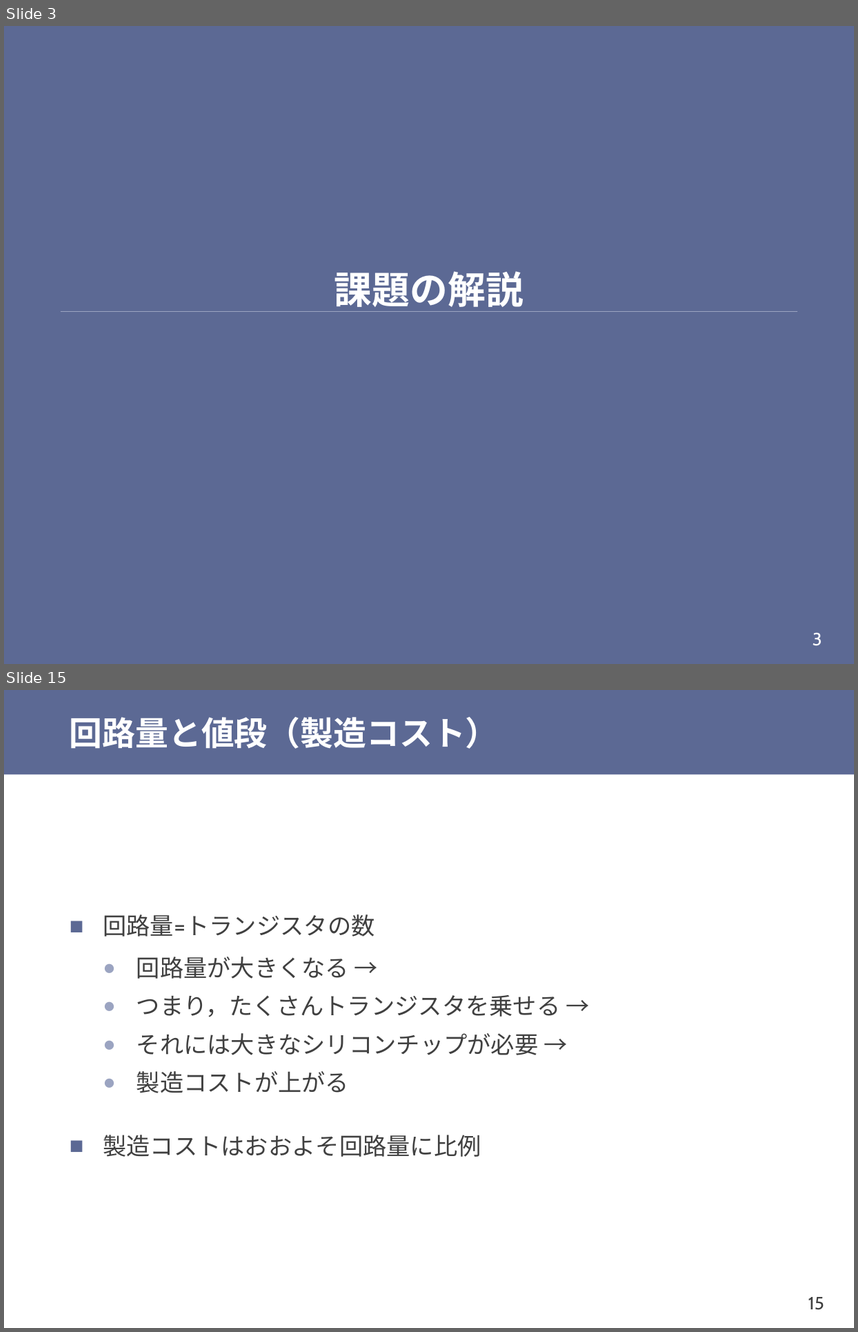
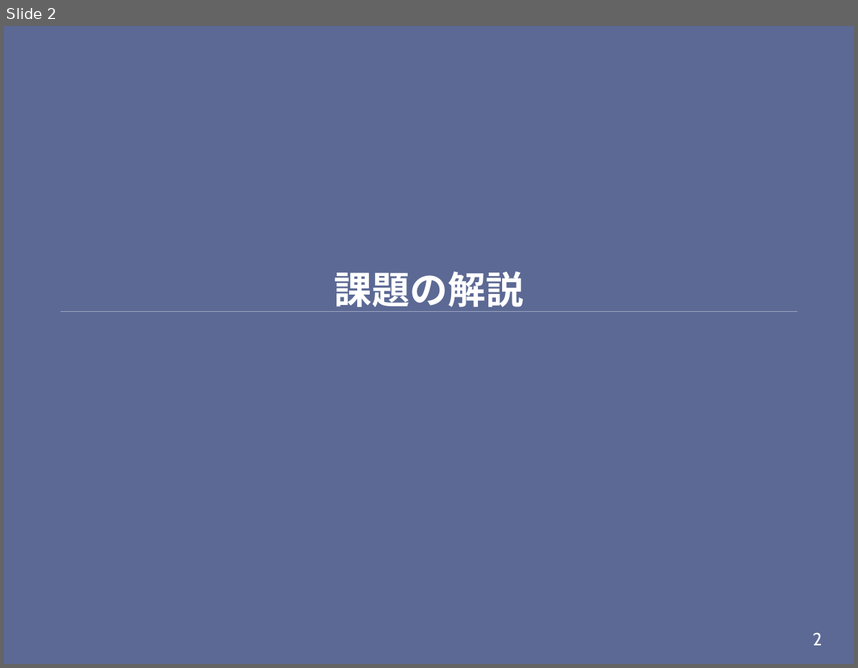
Before and after one commit to shioyadan/otya-computer-architecture-i, a slide deck: cai-shioya-08.pptx. Shown one above the other, each under a label of ours: slides 3 and 15 before the commit, slide 2 after it; the slides between them are not shown. The pictures are 858x1332 and 858x668 pixels, drawn with LibreOffice and Linux fonts; fonts in the diff are those of the drawing. Boxes give left, top, right and bottom in pixels: in the first picture for what was removed or moved away, otherwise in the second. Text is boxed around its words. In the diff, an @@ line names an element or a change of style, - is before the commit and + after.

```diff
--- a/cai-shioya-08.pptx
+++ b/cai-shioya-08.pptx
@@ slide 15 removed at box(4, 690, 854, 1328), background #FFFFFF @@
@@ rectangle removed at box(4, 690, 854, 774) @@
@@ title removed at box(70, 717, 499, 749) @@
-回路量と値段（製造コスト）
@@ text removed at box(103, 914, 561, 1156) @@
-■ 回路量=トランジスタの数
-  ● 回路量が大きくなる →
-  ● つまり，たくさんトランジスタを乗せる →
-  ● それには大きなシリコンチップが必要 →
-  ● 製造コストが上がる
-■ 製造コストはおおよそ回路量に比例
@@ page number removed at box(809, 1297, 824, 1310) @@
-15
@@ what was slide 3 is now slide 2 @@
@@ page number at box(813, 632, 822, 645): text changed @@
-3
+2
```
Also in this commit, not shown: 12 slides changed, 69 slides added, 6 other slides removed, 2 other files.
